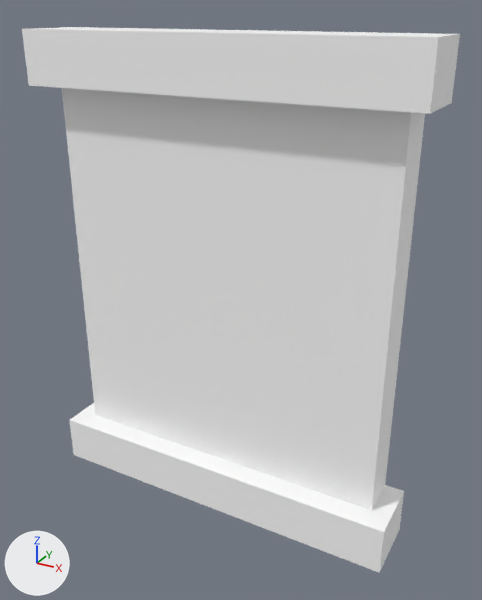
The glTF model assets/synty/simple_fantasy/models/SF_Bld_HouseAdd_Window_03.glb, before and after one commit.
One viewpoint serves both versions: a 50 mm lens placed at (0.0154, -0.0261, 0.0129), pointed at (0.0009, 0.0004, -0.0003). The lights are fixed; the arrows at lower left show +X, +Y and +Z.

The first picture shows 'SF_Bld_HouseAdd_Window_03'.
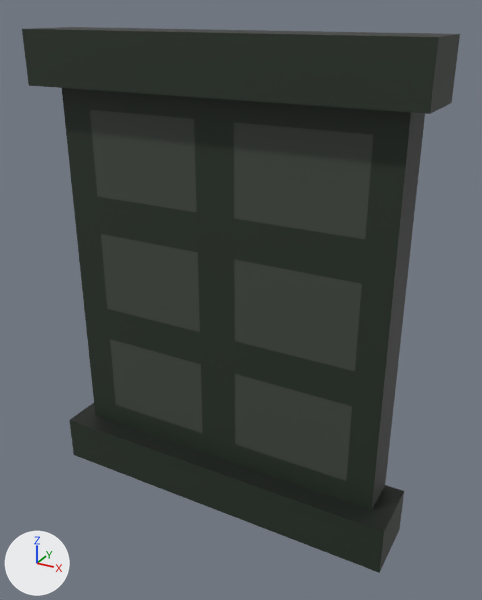
The change, as a list of edits to the scene's bpy script:
```text
Add img_undead_footman_01:
    img_undead_footman_01 = load_image('Undead_Footman_01', '_unpacked/Undead_Footman_01', 512, 512, 'sRGB')
Change mat_lambert89:
    add n3 = _N.new('ShaderNodeMix'); n3.name = 'Mix'
    add n3.data_type = 'RGBA'
    add n3.blend_type = 'MULTIPLY'
    add n3.inputs[0].default_value = 1.0  # 'Factor'
    add n4 = _N.new('ShaderNodeTexImage'); n4.name = 'Image Texture'
    add n4.image = img_undead_footman_01
    where n2 = _N.new('ShaderNodeVertexColor'); n2.name = 'Color Attribute'
    where n0 = _N.new('ShaderNodeBsdfPrincipled'); n0.name = 'Principled BSDF'
    remove _L.new(n2.outputs[0], n0.inputs[0])  # 'Color' to 'Base Color'
    add _L.new(n3.outputs[2], n0.inputs[0])  # 'Result' to 'Base Color'
    add _L.new(n2.outputs[0], n3.inputs[7])  # 'Color' to 'B'
    add _L.new(n4.outputs[0], n3.inputs[6])  # 'Color' to 'A'
```

Where the change shows, as pixel boxes [x1, y1, x2, y2] in the pictures (482 x 600 px):
'SF_Bld_HouseAdd_Window_03', surface changed (grey to black)
    both: [22, 27, 460, 573]
